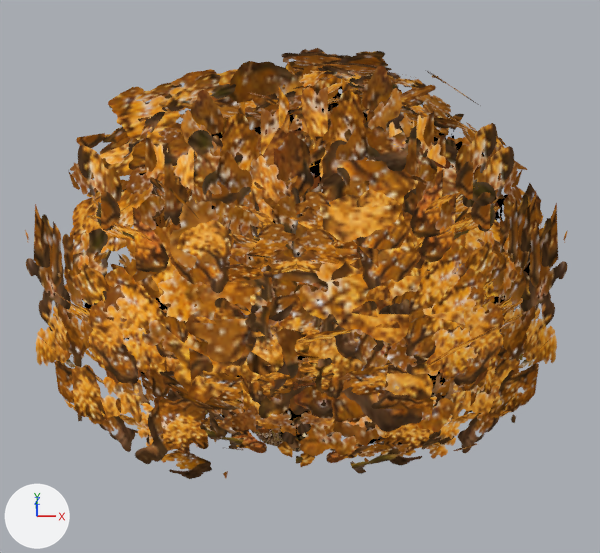
An edit to the Blender file forest_rescue/blender/textures/forest/v2/_inspect_lf_env_golden_oak.blend, drawn before and after from the same camera.
One viewpoint serves both versions: a camera (50 mm lens) standing at (0.09, -16.85, 27.68) and looking at (0.11, -0.04, 6.64). Arrows for +X, +Y and +Z are at lower left; the lights stay in place. The first picture is the older version. The same objects are shown in both versions, whatever each file hides. Objects named as collision shapes, trigger or cutter boxes, shadow casters or lower levels of detail are left out.

Objects in the first picture: 'lf_env_golden_oak_v1_LOD0', 'lf_env_golden_oak_v2_LOD0', 'lf_env_golden_oak_v3_LOD0'.
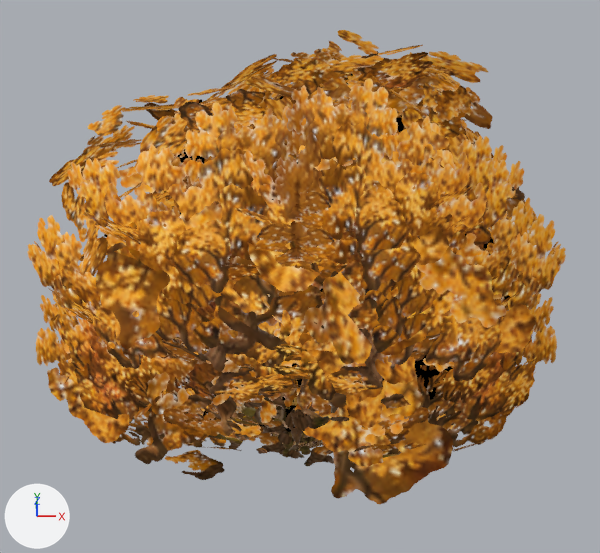
Where the change shows, as pixel boxes (x1, y1, x2, y2) in the pictures (600 x 553 px):
'lf_env_golden_oak_v2_LOD0', reshaped
    before: (25, 61, 390, 479)
    after: (27, 76, 362, 480)
'lf_env_golden_oak_v1_LOD0', reshaped (7% narrower, 17% taller)
    before: (120, 68, 568, 474)
    after: (149, 30, 566, 504)
'lf_env_golden_oak_v3_LOD0', reshaped
    before: (118, 48, 544, 456)
    after: (152, 45, 533, 467)
part 1 of me_lf_env_golden_oak_v1_lod0, deleted
    before: (125, 68, 543, 459)
part 2 of me_lf_env_golden_oak_v1_lod0, reshaped (mostly hidden before)
    before: (230, 376, 477, 457)
    after: (149, 30, 537, 504)
part 3 of me_lf_env_golden_oak_v2_lod0, deleted (brown)
    before: (49, 61, 384, 464)
part 4 of me_lf_env_golden_oak_v2_lod0, reshaped (mostly hidden before)
    before: (127, 427, 379, 467)
    after: (47, 76, 348, 466)
part 5 of me_lf_env_golden_oak_v3_lod0, deleted (brown)
    before: (162, 48, 522, 456)
part 6 of me_lf_env_golden_oak_v3_lod0, reshaped (mostly hidden before)
    before: (256, 424, 284, 433)
    after: (152, 45, 525, 467)

What the commit changed:
me_lf_env_golden_oak_v1_lod0 is used by ob_lf_env_golden_oak_v1_lod0; location (0.0, 0.0, 0.0).
me_lf_env_golden_oak_v1_lod0 had 3810 vertices, 3448 faces and spanned x -5.93..8.5, y -6.32..8.24, z -0.4..13.58.
me_lf_env_golden_oak_v1_lod0 now has 3761 vertices, 3638 faces and spans x -6.08..8.7, y -7.44..7.58, z -0.4..13.58.
me_lf_env_golden_oak_v1_lod0 part 1: 305 loose pieces with 2342 vertices, spanning x -5.78..8.31, y -6.32..8.24, z 0.21..13.17, are deleted.
me_lf_env_golden_oak_v1_lod0 part 2: 10 vertices moved within x -2.07..3.3, y -5.3..1.82, z 3.94..8.33; 289 vertices removed from x -2.44..5.01, y -5.59..3.55, z 3.17..8.32; 2582 vertices added at x -6.08..8.7, y -7.44..7.58, z 0.21..13.06.
Other edits to the shape of me_lf_env_golden_oak_v1_lod0 do not show in these pictures.
me_lf_env_golden_oak_v2_lod0 is used by ob_lf_env_golden_oak_v2_lod0; location (0.0, 0.0, 0.0).
me_lf_env_golden_oak_v2_lod0 had 3818 vertices, 3452 faces and spanned x -8.6..5.93, y -6.51..8.02, z -0.4..13.59.
me_lf_env_golden_oak_v2_lod0 now has 3757 vertices, 3636 faces and spans x -8.5..6.15, y -6.51..8.19, z -0.4..13.59.
me_lf_env_golden_oak_v2_lod0 part 3: 303 loose pieces with 2280 vertices, spanning x -8.6..5.84, y -6.35..8.02, z 0.21..13.18, are deleted.
me_lf_env_golden_oak_v2_lod0 part 4: 6 vertices moved within x -2.6..2.07, y -5.64..0.92, z 4.12..4.78; 261 vertices removed from x -4.71..3.31, y -5.92..3.47, z 0.79..7.59; 2480 vertices added at x -8.4..6.15, y -5.93..8.19, z 0.76..12.79.
Other edits to the shape of me_lf_env_golden_oak_v2_lod0 do not show in these pictures.
me_lf_env_golden_oak_v3_lod0 is used by ob_lf_env_golden_oak_v3_lod0; location (0.0, 0.0, 0.0).
me_lf_env_golden_oak_v3_lod0 had 3806 vertices, 3446 faces and spanned x -5.4..7.65, y -7.06..6.43, z -0.42..14.4.
me_lf_env_golden_oak_v3_lod0 now has 3701 vertices, 3608 faces and spans x -5.33..7.65, y -7.07..7.19, z -0.42..14.4.
me_lf_env_golden_oak_v3_lod0 part 5: 312 loose pieces with 2440 vertices, spanning x -5.4..7.39, y -7.06..6.43, z 0.23..13.84, are deleted.
me_lf_env_golden_oak_v3_lod0 part 6: 7 vertices moved within x -1.07..2.96, y -0.86..1.2, z 4.13..5.09; 308 vertices removed from x -3.31..4.53, y -5.03..3.17, z 3.38..8.09; 2643 vertices added at x -4.84..7.39, y -7.07..7.19, z 0.23..13.81.
Other edits to the shape of me_lf_env_golden_oak_v3_lod0 do not show in these pictures.
